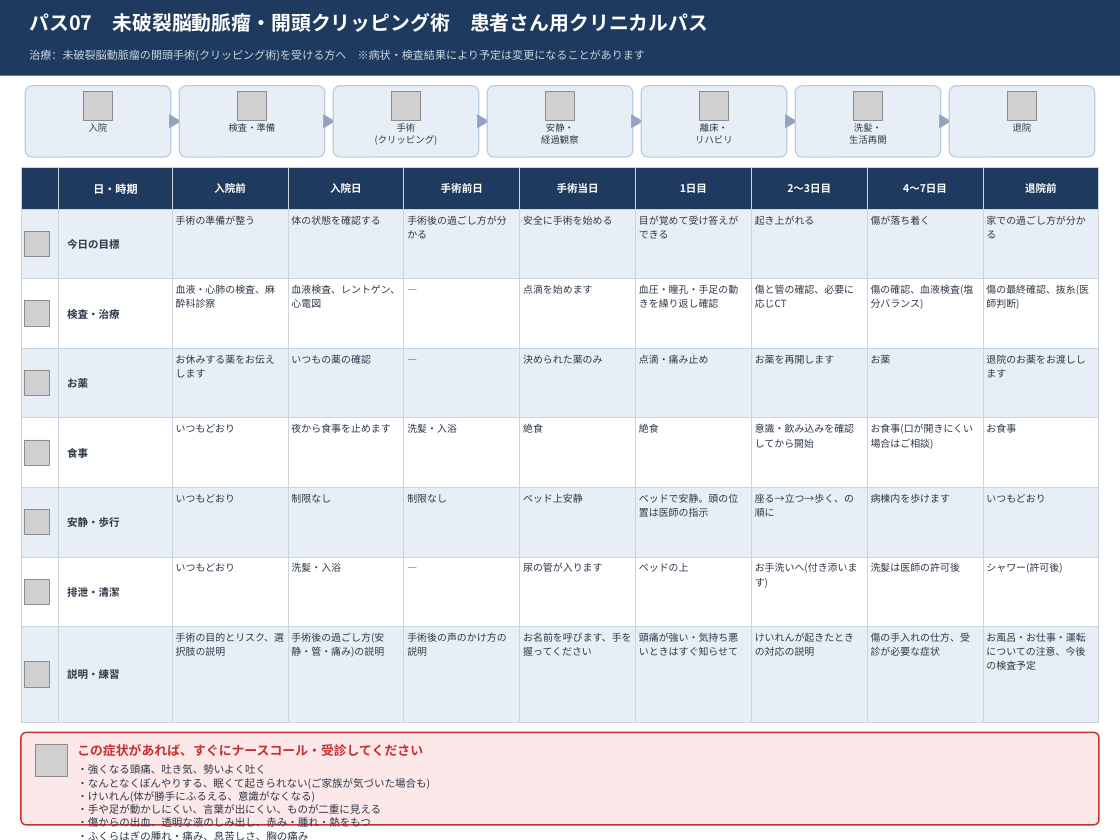
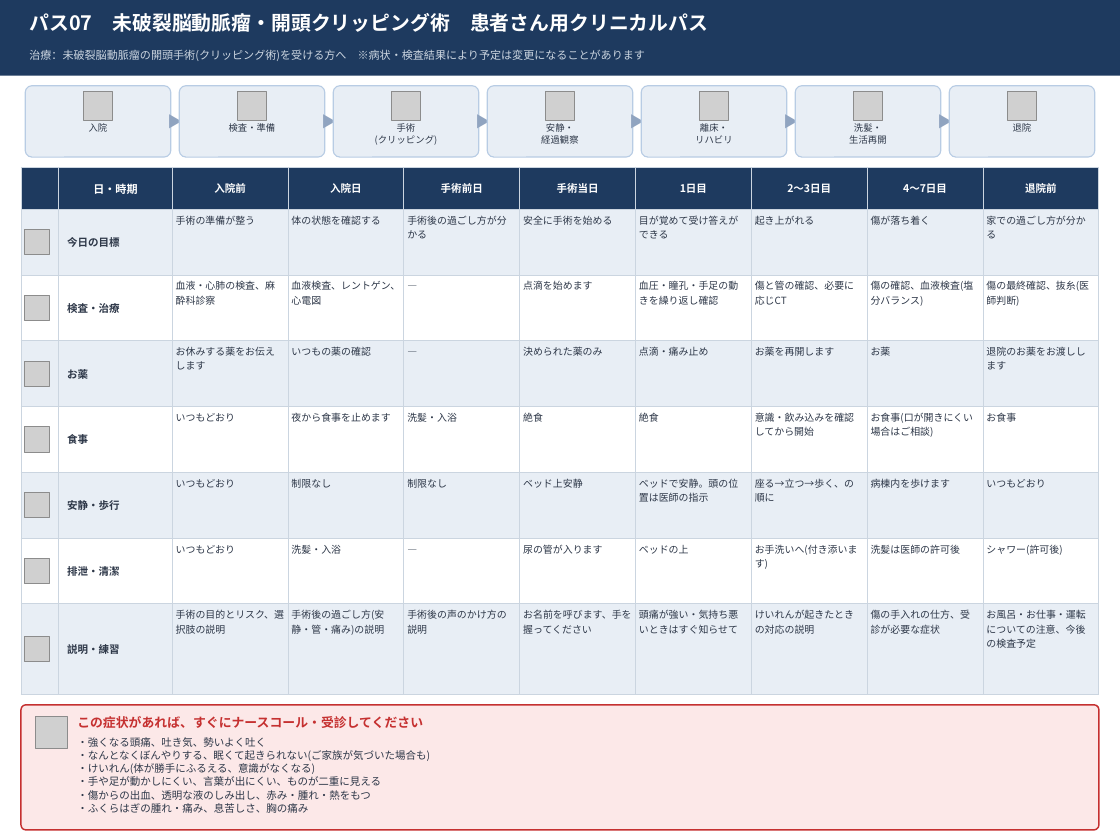
Before and after one commit to yakkun-shinchian/SD-, a slide deck: slide 7 of clinical-pathways/pptx/SD_脳血管障害クリニカルパス_患者用.pptx. Drawn at 1120x840 pixels with LibreOffice and Linux fonts; fonts in the diff are those of the drawing; grey boxes stand for pictures. Boxes give left, top, right and bottom in pixels: in the first picture for what was removed or moved away, otherwise in the second. Text is boxed around its words. In the diff, an @@ line names an element or a change of style, - is before the commit and + after.

```diff
--- a/clinical-pathways/pptx/SD_脳血管障害クリニカルパス_患者用.pptx
+++ b/clinical-pathways/pptx/SD_脳血管障害クリニカルパス_患者用.pptx
@@ table resized from (x1=21, y1=167, x2=1100, y2=683) to (x1=21, y1=167, x2=1100, y2=658) @@
@@ picture moved from (x1=24, y1=301, x2=50, y2=326) to (x1=24, y1=296, x2=50, y2=321) @@
@@ picture moved from (x1=24, y1=371, x2=50, y2=396) to (x1=24, y1=361, x2=50, y2=386) @@
@@ picture moved from (x1=24, y1=440, x2=50, y2=465) to (x1=24, y1=427, x2=50, y2=452) @@
@@ picture added at (x1=24, y1=493, x2=50, y2=518) @@
@@ picture removed at (x1=24, y1=510, x2=50, y2=535) @@
@@ picture added at (x1=24, y1=559, x2=50, y2=584) @@
@@ picture removed at (x1=24, y1=579, x2=50, y2=604) @@
@@ picture added at (x1=24, y1=637, x2=50, y2=662) @@
@@ picture removed at (x1=24, y1=662, x2=50, y2=687) @@
@@ rounded rectangle resized from (x1=21, y1=733, x2=1099, y2=825) to (x1=21, y1=705, x2=1099, y2=830) @@
@@ rounded rectangle at (x1=21, y1=705, x2=1099, y2=830): proportions changed @@
@@ picture added at (x1=35, y1=717, x2=67, y2=749) @@
@@ text "この症状があれば、すぐにナースコール・受診してください" moved from (x1=77, y1=744, x2=423, y2=756) to (x1=77, y1=716, x2=423, y2=728) @@
@@ picture removed at (x1=35, y1=744, x2=67, y2=776) @@
@@ text "・強くなる頭痛、吐き気、勢いよく吐く" rewrapped from (x1=77, y1=764, x2=430, y2=827) to (x1=77, y1=737, x2=430, y2=813) @@
```
Also in this commit, not shown: 12 other slides changed, 1 other file.
